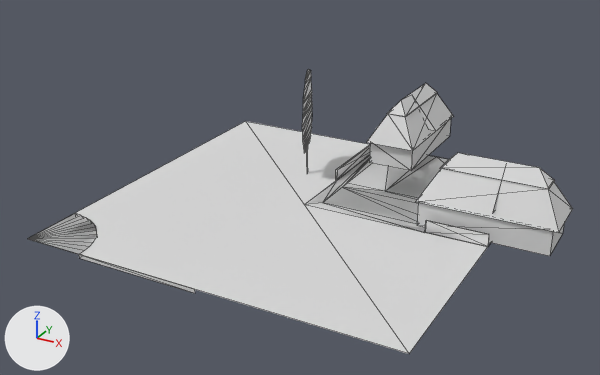
Two versions of the OBJ model assets/stl_export/w1wr.obj, one commit apart.
One viewpoint serves both versions: a 50 mm camera at (28.8, -53.1, 28.0) aimed at (0.1, -0.8, 1.8). The axes (+X, +Y, +Z) are drawn at lower left. The lights are the same throughout. The older version comes first. Mesh edges are drawn as thin lines. Where no turn or scale is listed for an object, it has been applied to the vertices. Vertices at exactly the same position are counted once.

In view in the first picture: 'w1wr'.
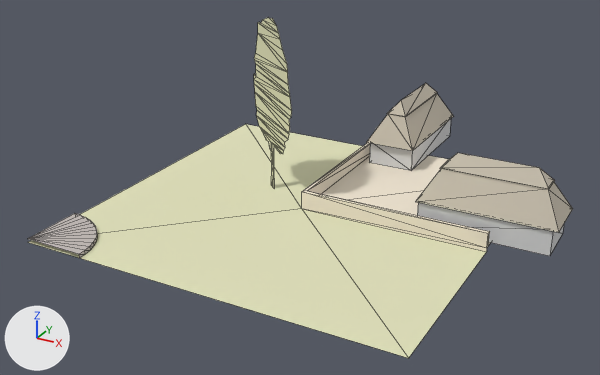
Changed parts and their boxes [x1, y1, x2, y2] in the pictures (600 x 375 px):
'w1wr', reshaped (20% taller)
    before: [28, 69, 573, 354]
    after: [28, 17, 573, 358]
part 1 of me_w1wr, added (beige)
    after: [254, 17, 292, 188]
part 2 of me_w1wr, deleted
    before: [302, 69, 312, 173]
part 3 of me_w1wr, cut back
    before: [28, 106, 501, 354]
    after: [28, 124, 490, 358]
part 4 of me_w1wr, recoloured
    both: [367, 83, 573, 232]
part 5 of me_w1wr, recoloured
    both: [29, 214, 97, 254]

The edits, one by one:
Material 'straw' (mat_straw) is new.
Its base color is (0.569, 0.514, 0.42) (light grey #c7bead).
Its roughness is 1.0.
Material 'w' (mat_w) is new.
Its base color is (0.757, 0.757, 0.502) (beige #e2e2bc).
Its roughness is 1.0.
Material 'cortyard' (mat_cortyard) is new.
Its base color is (0.878, 0.792, 0.651) (pale yellow #f1e6d3).
Its roughness is 1.0.
Material 'road' (mat_road) is new.
Its base color is (0.537, 0.49, 0.467) (light grey #c2bab6).
Its roughness is 1.0.
me_w1wr is used by ob_w1wr; location (0.0, 0.0, 0.0).
me_w1wr had 183 vertices, 226 faces and spanned x -15.0..19.7, y -15.0..20.9, z -0.3..9.3.
me_w1wr now has 156 vertices, 188 faces and spans x -15.0..19.7, y -15.0..20.9, z -0.3..14.1.
me_w1wr part 1: a new loose piece of 67 vertices spanning x -7.8..-0.9, y -0.4..5.2, z -0.3..14.1, in mat_w (beige #e2e2bc).
me_w1wr part 2: the loose piece of 67 vertices spanning x -3.9..-2.0, y 3.2..8.6, z 0.0..9.3 is deleted.
Part 3, on me_w1wr:
44 vertices are removed from x -15.0..15.0, y -15.0..15.0, z -0.3..5.5.
64 faces are deleted.
17 vertices are added at x -15.0..15.0, y -15.0..15.0, z -0.3..1.2.
20 new faces join them, mat_cortyard (pale yellow #f1e6d3).
4 new faces join them, mat_w (beige #e2e2bc).
me_w1wr part 4: 36 faces spanning x 0.6..19.7, y 0.6..20.9, z 2.0..5.7 switch from mat_default (light grey #dadada) to mat_straw (light grey #c7bead).
me_w1wr part 5: 36 faces spanning x -15.0..-10.0, y -15.0..-10.0, z -0.3..0.0 switch from mat_default (light grey #dadada) to mat_road (light grey #c2bab6).
me_w1wr gains material mat_cortyard (pale yellow #f1e6d3).
me_w1wr gains material mat_w (beige #e2e2bc).
